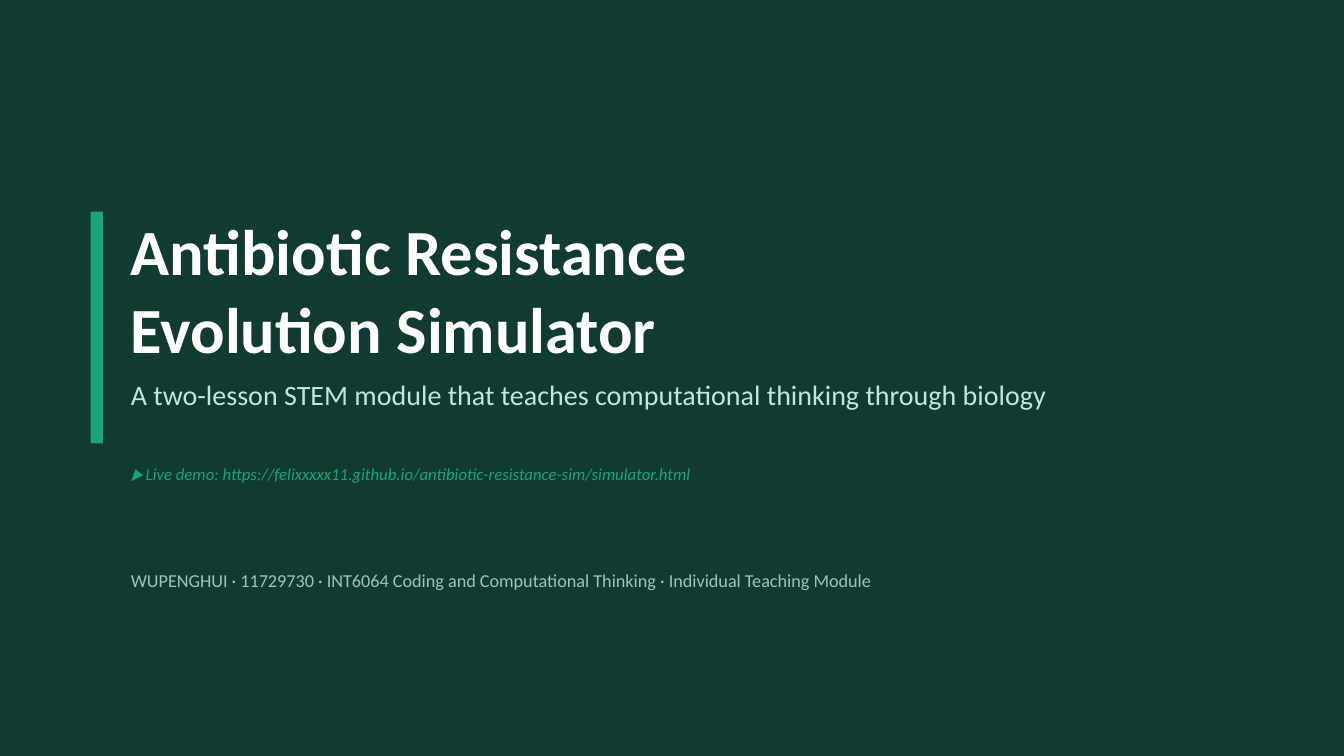
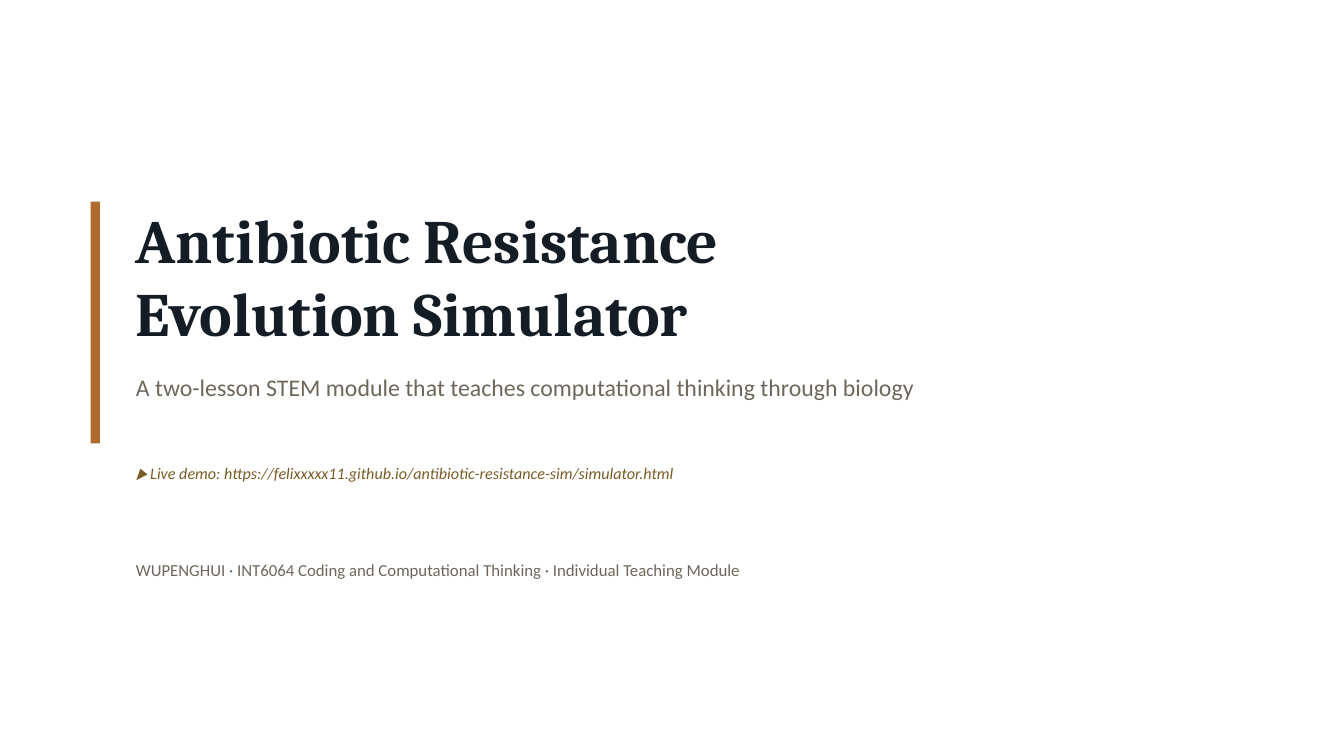
Before and after one commit to felixxxxx11/antibiotic-resistance-sim, a slide deck: slide 1 of INT6064 Individual Module - Slides - WUPENGHUI.pptx. Drawn at 1344x756 pixels with LibreOffice and Linux fonts; fonts in the diff are those of the drawing. Boxes give left, top, right and bottom in pixels: in the first picture for what was removed or moved away, otherwise in the second. Text is boxed around its words. In the diff, an @@ line names an element or a change of style, - is before the commit and + after.

Commit message:
Restyle deck (warm academic palette) and unify document text colors

```diff
--- a/INT6064 Individual Module - Slides - WUPENGHUI.pptx
+++ b/INT6064 Individual Module - Slides - WUPENGHUI.pptx
@@ rectangle removed at (x1=0, y1=0, x2=1344, y2=756) @@
@@ rectangle resized from (x1=91, y1=212, x2=103, y2=444) to (x1=91, y1=202, x2=100, y2=444) @@
@@ rectangle at (x1=91, y1=202, x2=100, y2=444): fill #17A67B to #B06A2E @@
@@ text "Antibiotic Resistance Evolution Simulator" moved from (x1=131, y1=229, x2=686, y2=354) to (x1=136, y1=220, x2=719, y2=337) @@
@@ text "Antibiotic Resistance Evolution Simulator" at (x1=136, y1=220, x2=719, y2=337): size 46 to 44 pt, font Calibri to Cambria, text colour #FFFFFF to #141D25 @@
@@ text "A two-lesson STEM module that ..." at (x1=136, y1=379, x2=914, y2=400): size 20 to 17 pt, text colour #BFE8D9 to #6E665B @@
@@ text "▶ Live demo: https://felixxxxx11.github.io/antibiotic-resist ..." at (x1=150, y1=467, x2=673, y2=482): size 12 to 11.5 pt, text colour #17A67B to #7A5C28 @@
@@ text at (x1=136, y1=564, x2=740, y2=579): text changed; size 13 to 12 pt; text colour #9CC7B7 to #6E665B @@
-WUPENGHUI · 11729730 · INT6064 Coding and Computational Thinking · Individual Teaching Module
+WUPENGHUI · INT6064 Coding and Computational Thinking · Individual Teaching Module
```
Also in this commit, not shown: 12 other slides changed, 6 other files.
